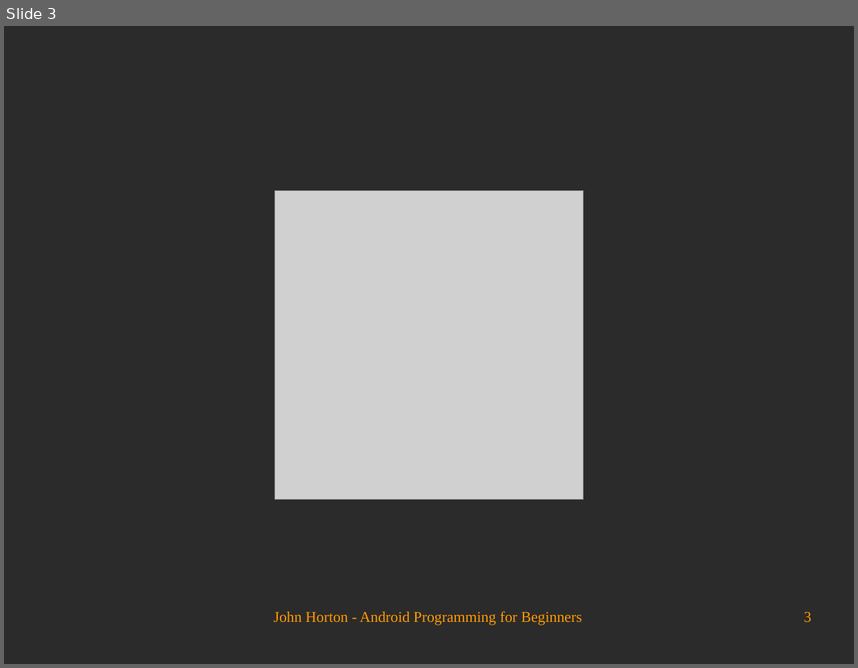
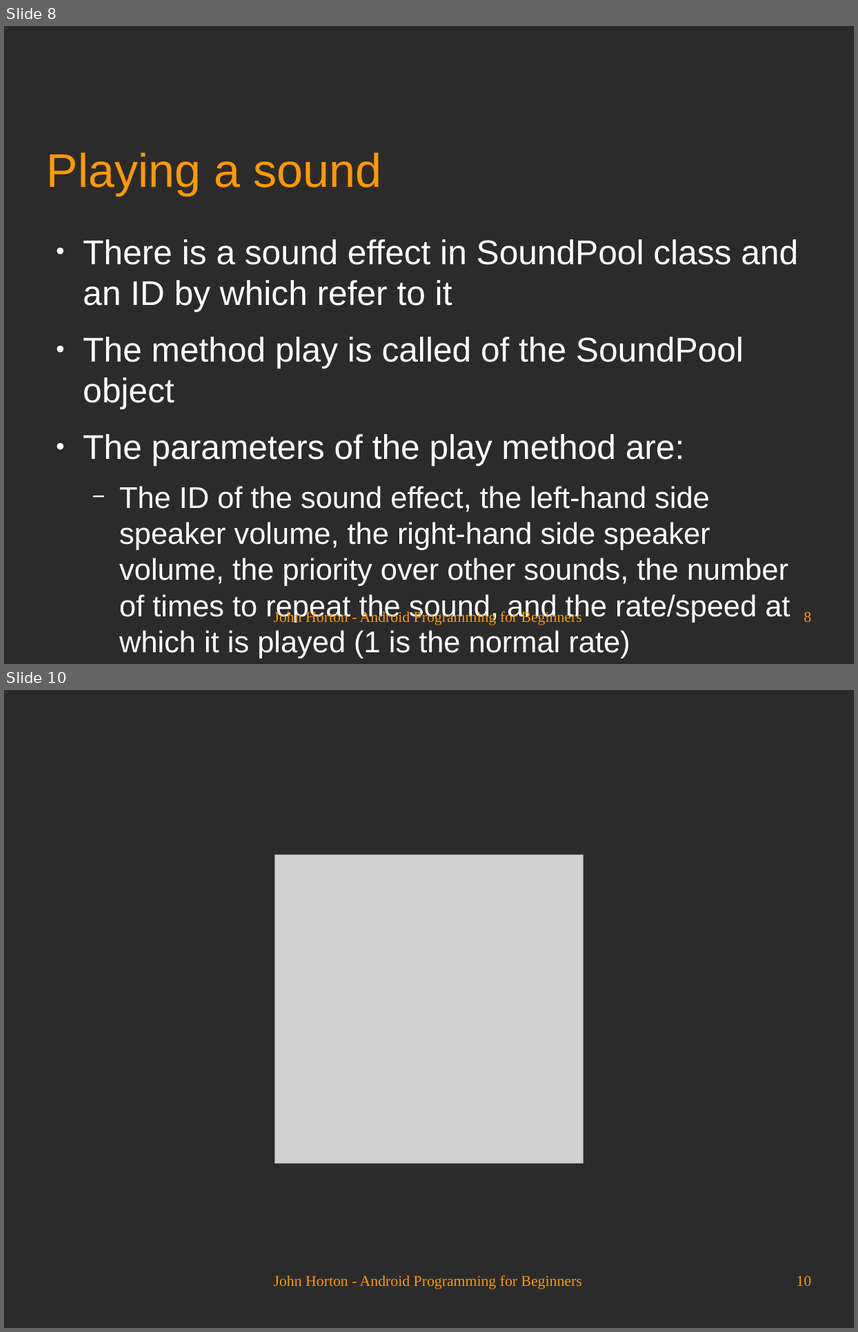
Before and after one commit to Academy-Soft-Intellect/Android-Programming-for-Beginners, a slide deck: 17_Sound_FX_and_Supporting_Different_Versions_of_Android.odp. Shown one above the other, each under a label of ours: slide 3 before the commit, slides 8 and 10 after it; the slides between them are not shown. The pictures are 858x668 and 858x1332 pixels, drawn with LibreOffice and Linux fonts; fonts in the diff are those of the drawing; grey boxes stand for pictures; background and template pictures are left out; a plain dark background stands for a picture behind light text. Boxes give left, top, right and bottom in pixels: in the first picture for what was removed or moved away, otherwise in the second. Text is boxed around its words. In the diff, an @@ line names an element or a change of style, - is before the commit and + after.

```diff
--- a/17_Sound_FX_and_Supporting_Different_Versions_of_Android.odp
+++ b/17_Sound_FX_and_Supporting_Different_Versions_of_Android.odp
@@ slide 8 added at (4,26,854,664), background picture (left out) @@
@@ title added at (47,152,381,196), 44 pt, text #FF9900 @@
+Playing a sound
@@ text added at (83,239,798,658), 28 pt, text #FFFFFF @@
+● There is a sound effect in SoundPool class and an ID by which refer to it
+● The method play is called of the SoundPool object
+● The parameters of the play method are:
+  − The ID of the sound effect, the left-hand side speaker volume, the right-hand side speaker volume, the priority over other sounds, the number of times to repeat the sound, and the rate/speed at which it is played (1 is the normal rate)
@@ text added at (274,610,582,625), 14 pt, text #FF9900 @@
+John Horton - Android Programming for Beginners
@@ page number added at (804,611,811,622), 14 pt, text #FF9900 @@
+8
@@ what was slide 3 is now slide 10 @@
@@ page number at (796,1275,811,1285): text changed @@
-3
+10
```
Also in this commit, not shown: 2 slides changed, 6 other slides added.
